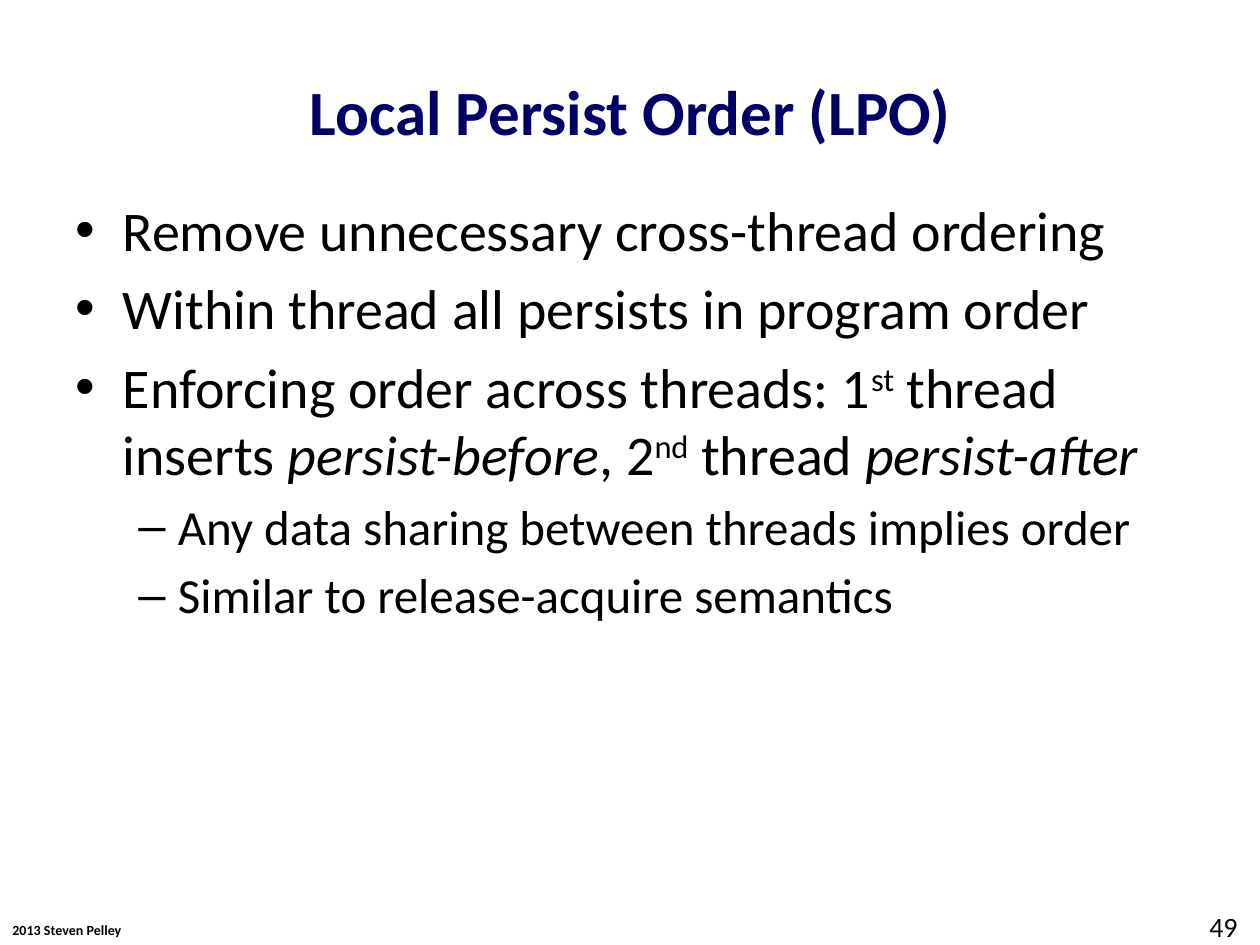
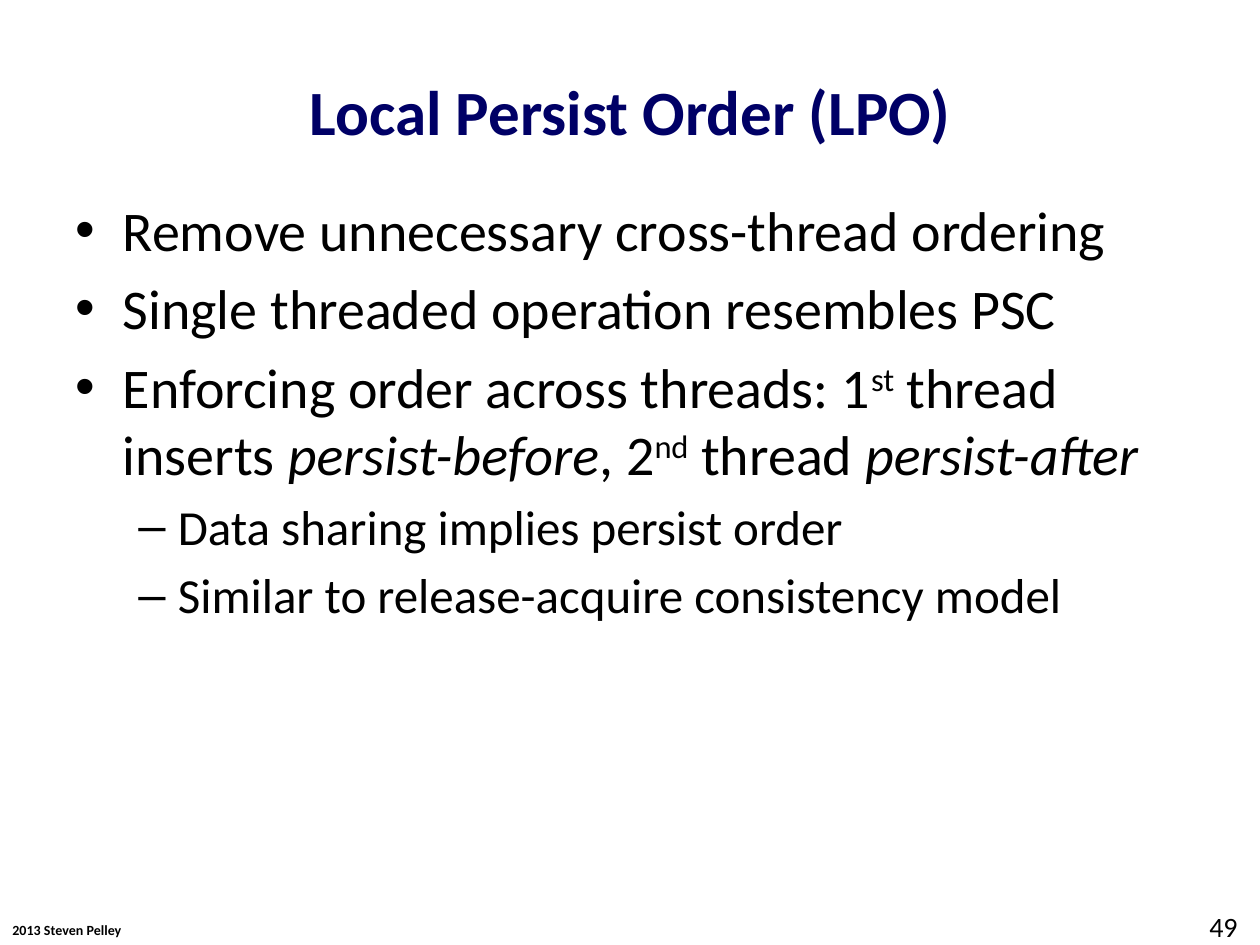
Before and after one commit to Abulila/dissertation, a slide deck: slide 49 of proposal/proposal.pptx. Drawn at 1260x945 pixels with LibreOffice and Linux fonts; fonts in the diff are those of the drawing; background and template pictures are left out. Boxes give left, top, right and bottom in pixels: in the first picture for what was removed or moved away, otherwise in the second. Text is boxed around its words. In the diff, an @@ line names an element or a change of style, - is before the commit and + after.

```diff
--- a/proposal/proposal.pptx
+++ b/proposal/proposal.pptx
@@ text at (123, 290, 1055, 339): text changed @@
-• Within thread all persists in program order
+• Single threaded operation resembles PSC
@@ text at (178, 511, 1061, 621): text changed @@
-  – Any data sharing between threads implies order
-  – Similar to release-acquire semantics
+  – Data sharing implies persist order
+  – Similar to release-acquire consistency model
```
Also in this commit, not shown: 24 other slides changed, 3 slides added, 2 slides removed.
